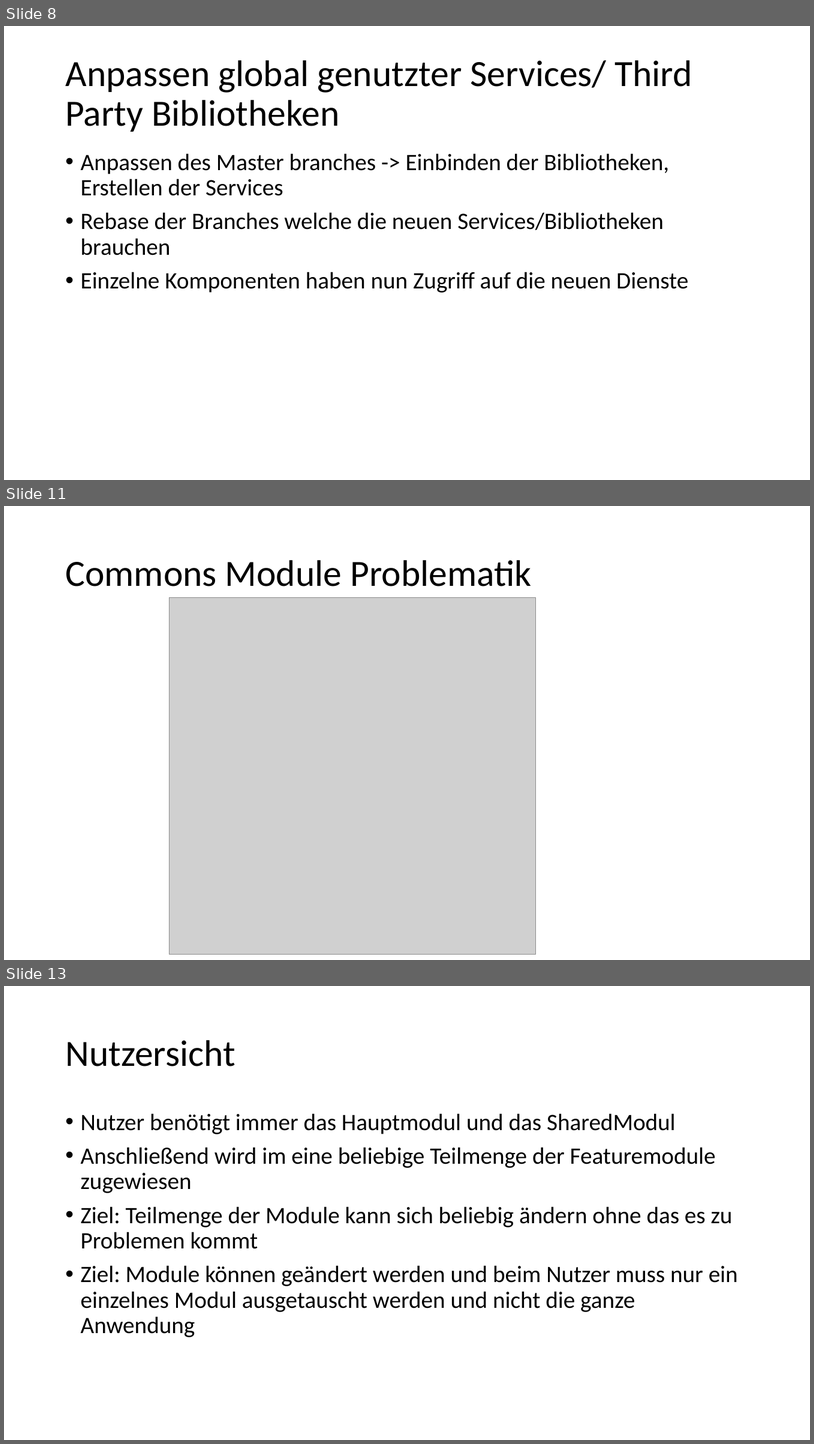
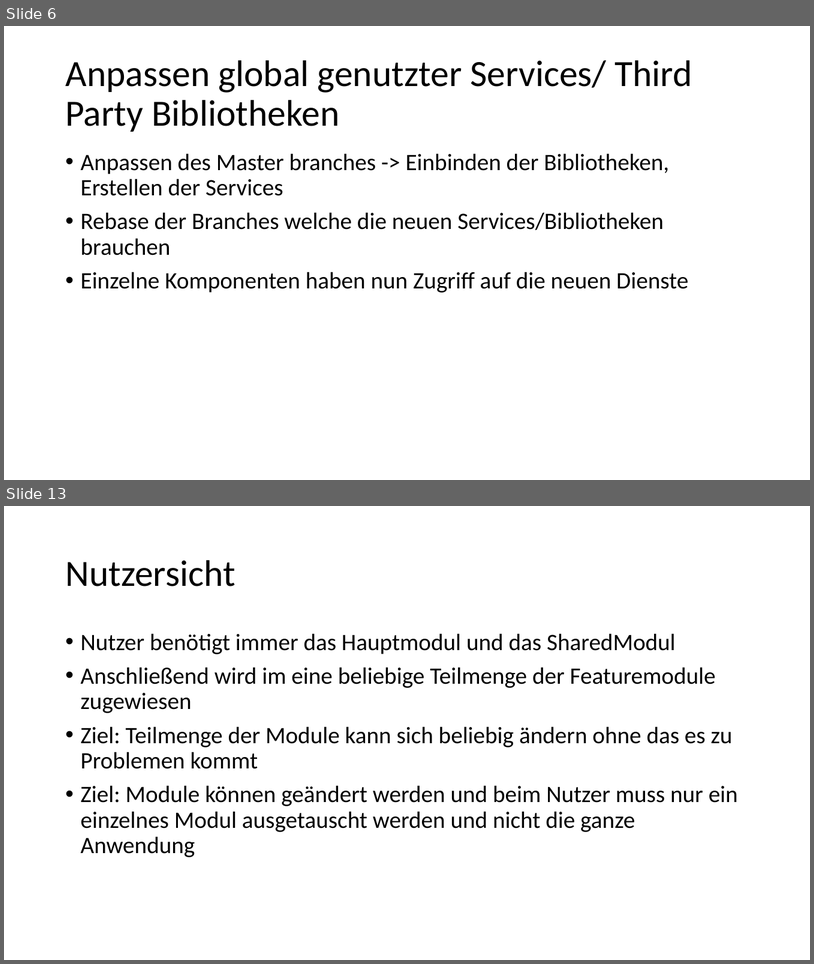
Before and after one commit to EnnoLohmann/AngularChunkReplacement, a slide deck: ChunkReplacement.pptx. Shown one above the other, each under a label of ours: slides 8, 11 and 13 before the commit, slides 6 and 13 after it; the slides between them are not shown. The pictures are 814x1444 and 814x964 pixels, drawn with LibreOffice and Linux fonts; fonts in the diff are those of the drawing; grey boxes stand for pictures. Boxes give left, top, right and bottom in pixels: in the first picture for what was removed or moved away, otherwise in the second. Text is boxed around its words. In the diff, an @@ line names an element or a change of style, - is before the commit and + after.

```diff
--- a/ChunkReplacement.pptx
+++ b/ChunkReplacement.pptx
@@ slide 11 removed at (4, 506, 810, 960), background #FFFFFF @@
@@ title removed at (65, 560, 531, 586) @@
-Commons Module Problematik
@@ picture removed at (170, 598, 536, 954) @@
@@ what was slide 8 is now slide 6 @@
```
Also in this commit, not shown: 7 slides changed, 4 slides added, 4 other slides removed.
